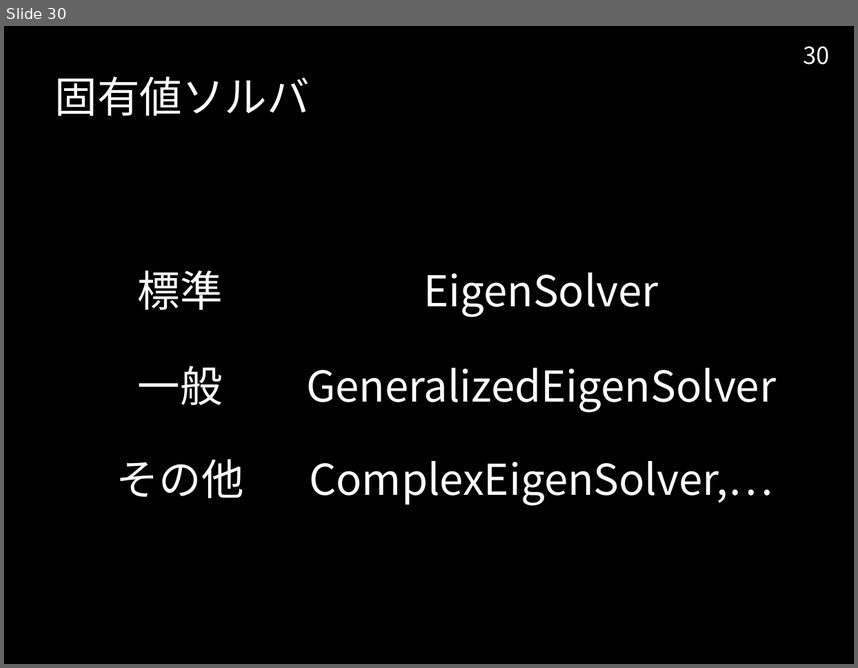
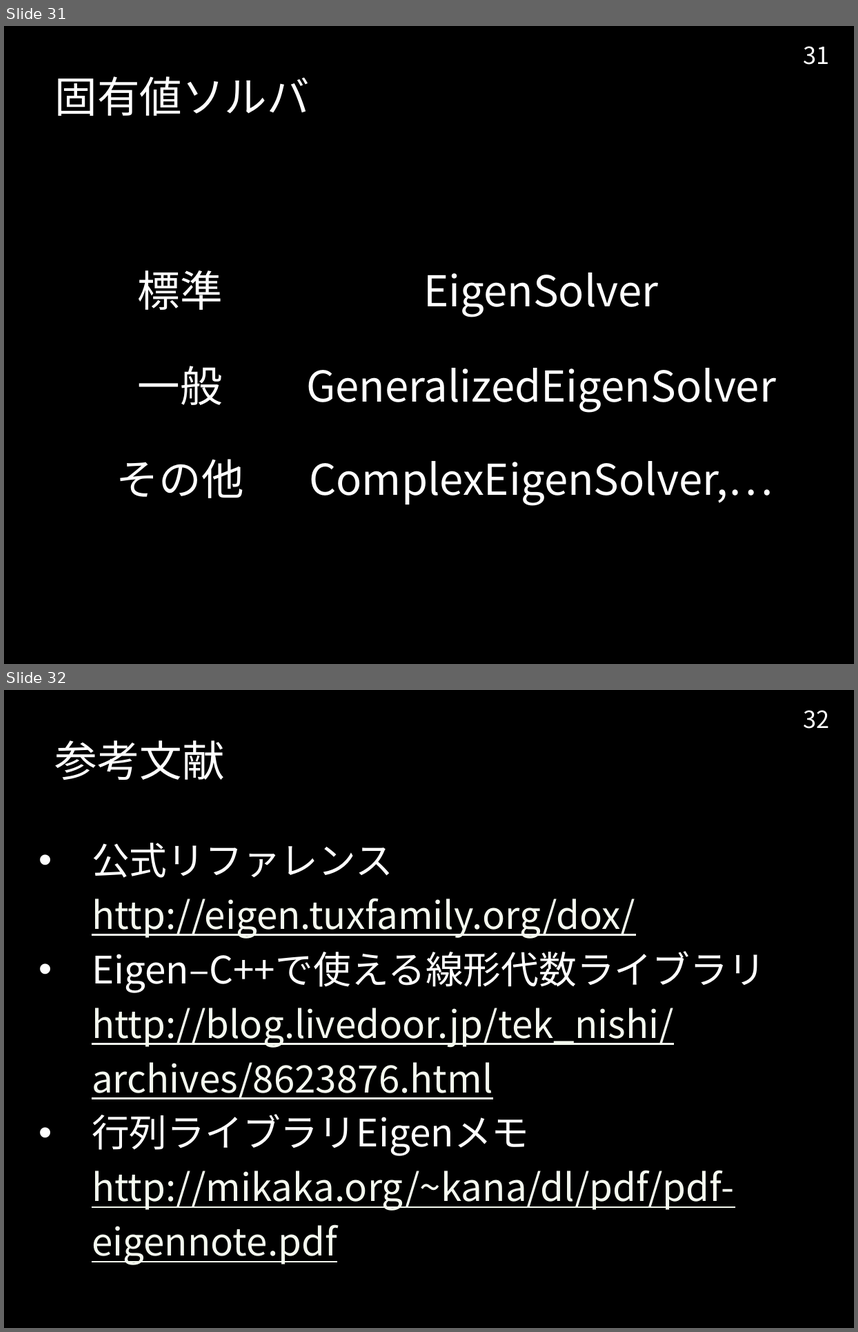
Before and after one commit to TetsuyaNegishi/Eigen_Seminar_2015_11_04, a slide deck: Eigen_Seminar_slide.pptx. Shown one above the other, each under a label of ours: slide 30 before the commit, slides 31 and 32 after it. The pictures are 858x668 and 858x1332 pixels, drawn with LibreOffice and Linux fonts; fonts in the diff are those of the drawing; background and template pictures are left out. Boxes give left, top, right and bottom in pixels: in the first picture for what was removed or moved away, otherwise in the second. Text is boxed around its words. In the diff, an @@ line names an element or a change of style, - is before the commit and + after.

Commit message:
スライド完成

```diff
--- a/Eigen_Seminar_slide.pptx
+++ b/Eigen_Seminar_slide.pptx
@@ slide 32 added at box(4, 690, 854, 1328), background picture (left out) @@
@@ page number added at box(804, 710, 830, 729), 20 pt, text #FFFFFF @@
+32
@@ text added at box(55, 740, 225, 780), 36 pt, text #FFFFFF @@
+参考文献
@@ text added at box(92, 842, 766, 1265), 32 pt, text #F4F9EF, underline @@
+• 公式リファレンス
+  http://eigen.tuxfamily.org/dox/
+• Eigen–C++で使える線形代数ライブラリ
+  http://blog.livedoor.jp/tek_nishi/archives/8623876.html
+• 行列ライブラリEigenメモ
+  http://mikaka.org/~kana/dl/pdf/pdf-eigennote.pdf
@@ what was slide 30 is now slide 31 @@
@@ page number at box(804, 46, 830, 65): text changed @@
-30
+31
```
Also in this commit, not shown: 2 slides changed, 2 other slides added, 1 slide removed, 1 other file.
